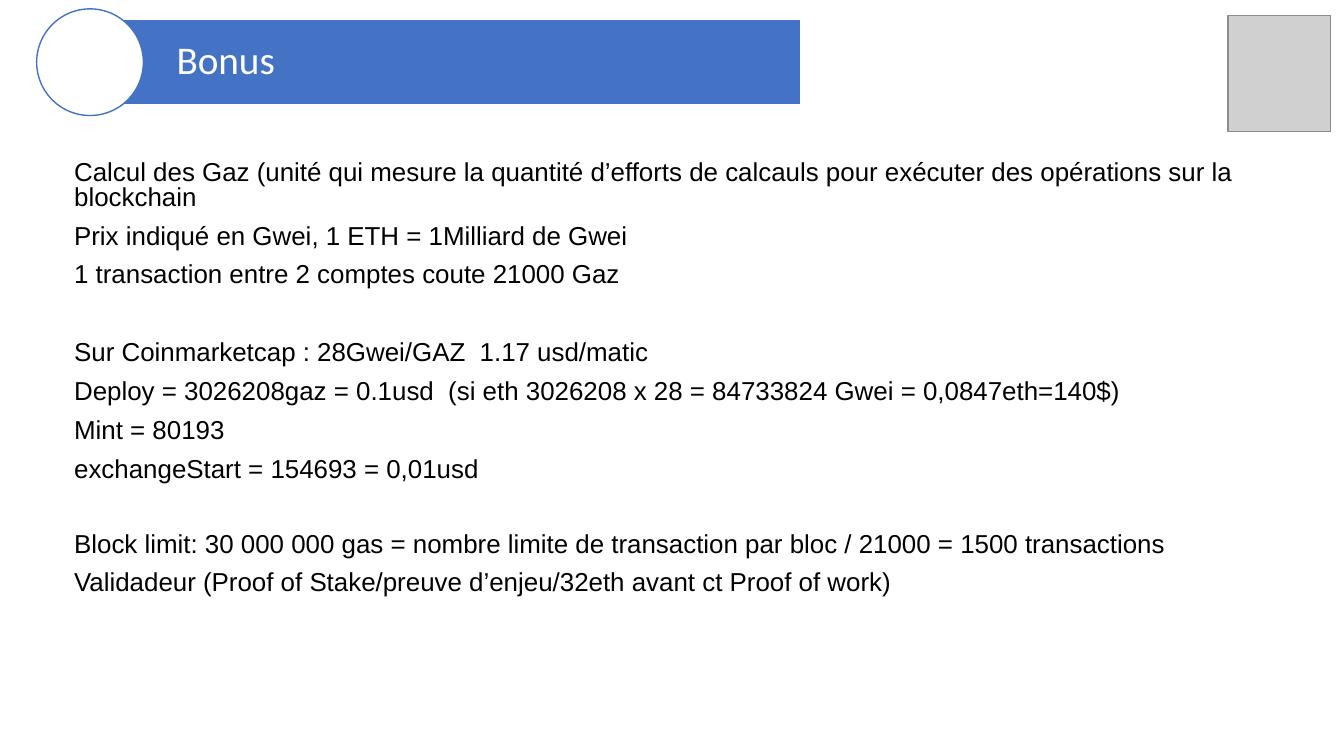
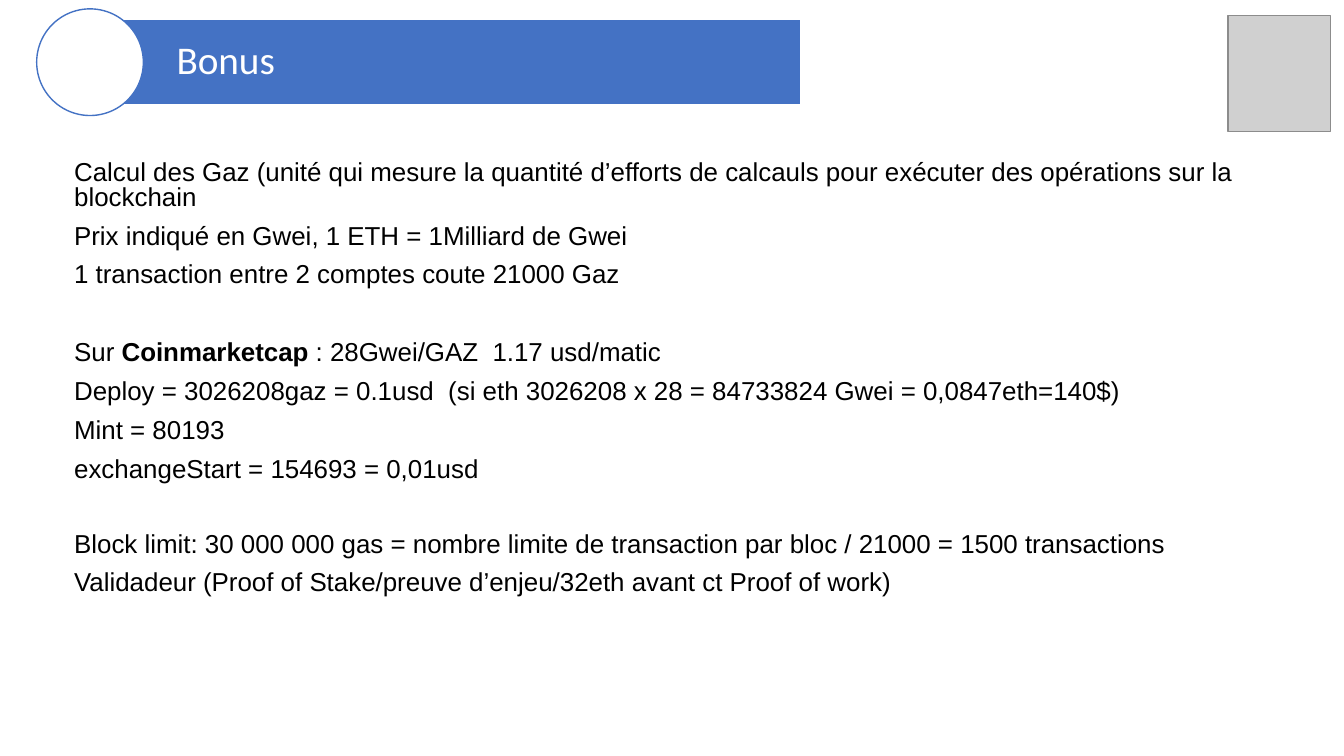
Before and after one commit to blockchainFormationAcadee/chapitre-vi-ft-franck38410, a slide deck: slide 21 of Presentation_JO2024.pptx (slide 15 before the commit). Drawn at 1344x756 pixels with LibreOffice and Linux fonts; fonts in the diff are those of the drawing; grey boxes stand for pictures. Boxes give left, top, right and bottom in pixels: in the first picture for what was removed or moved away, otherwise in the second. Text is boxed around its words. In the diff, an @@ line names an element or a change of style, - is before the commit and + after.

```diff
--- a/Presentation_JO2024.pptx
+++ b/Presentation_JO2024.pptx
@@ text at (74, 342, 661, 367): bold on in "Coinmarketcap" @@
```
Also in this commit, not shown: 4 other slides changed, 10 slides added, 1 slide removed, 3 other files.
